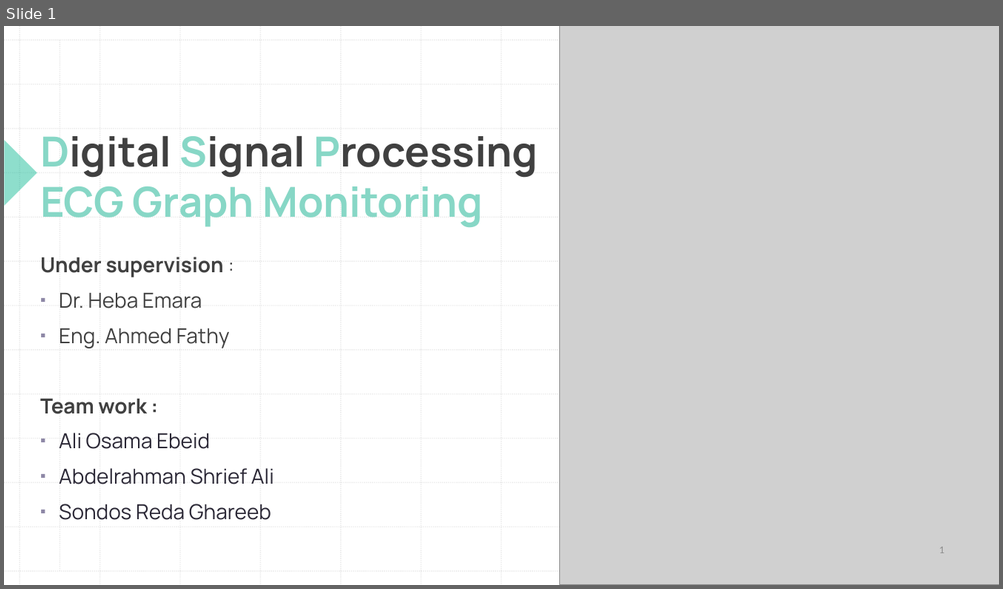
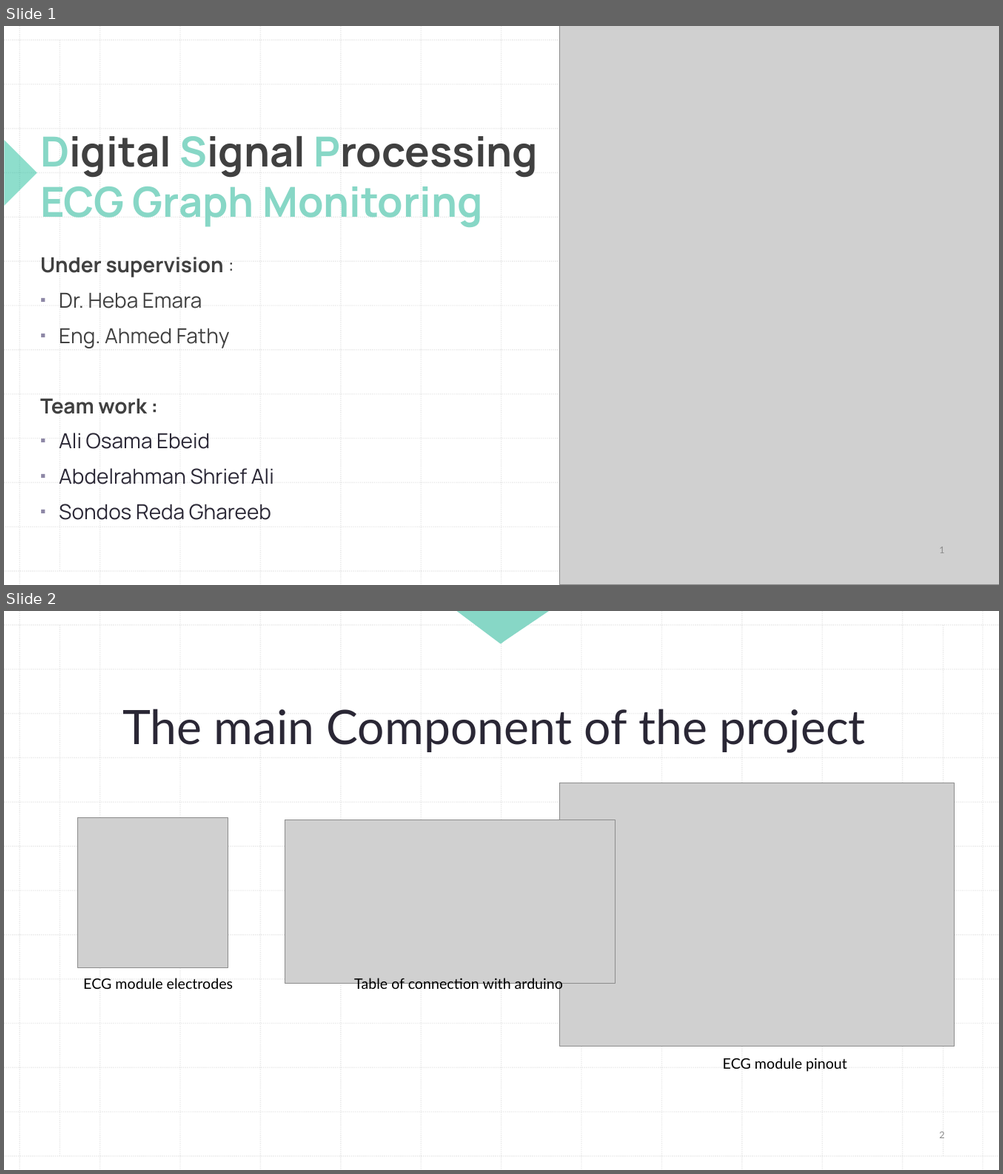
Before and after one commit to abdo-shrief270/PHI_GroupProjs, a slide deck: DSP/DSP Presentaion.pptx. Shown one above the other, each under a label of ours: slide 1 before the commit, slides 1 and 2 after it. The pictures are 1003x589 and 1003x1174 pixels, drawn with LibreOffice and Linux fonts; fonts in the diff are those of the drawing; grey boxes stand for pictures. Boxes give left, top, right and bottom in pixels: in the first picture for what was removed or moved away, otherwise in the second. Text is boxed around its words. In the diff, an @@ line names an element or a change of style, - is before the commit and + after.

Commit message:
Update Telephones project + DSP Presentation

```diff
--- a/DSP/DSP Presentaion.pptx
+++ b/DSP/DSP Presentaion.pptx
@@ slide 2 added at box(4, 611, 999, 1170), background #FFFFFF; not listed: 27 template elements that a slide beside it also shows @@
@@ rectangle added at box(4, 611, 999, 1170), fill #FFFFFF @@
@@ triangle added at box(455, 611, 551, 643), fill #87D7C6 @@
@@ right triangle added at box(468, 611, 534, 644), fill #1EBE9B at 50% opacity @@
@@ group added at box(4, 611, 999, 1170): 28 lines @@
@@ text added at box(122, 709, 865, 753), 45.9 pt, text #2A2735 @@
+The main Component of the project
@@ picture added at box(560, 783, 954, 1047) @@
@@ right triangle added at box(4, 814, 37, 880), fill #1EBE9B at 50% opacity @@
@@ picture added at box(78, 818, 227, 968) @@
@@ picture added at box(285, 820, 615, 984) @@
@@ text added at box(83, 978, 233, 989), 14 pt, text #000000 @@
+ECG module electrodes
@@ text added at box(354, 978, 563, 993), 14 pt, text #000000 @@
+Table of connection with arduino
@@ text added at box(723, 1058, 847, 1072), 14 pt, text #000000 @@
+ECG module pinout
@@ group added at box(4, 611, 999, 1170): 26 lines @@
@@ page number added at box(939, 1132, 944, 1139), 9 pt, text #8C8C8C @@
+2
```
Also in this commit, not shown: 2 slides changed, 2 other slides added, 1 slide removed, 2 other files.
